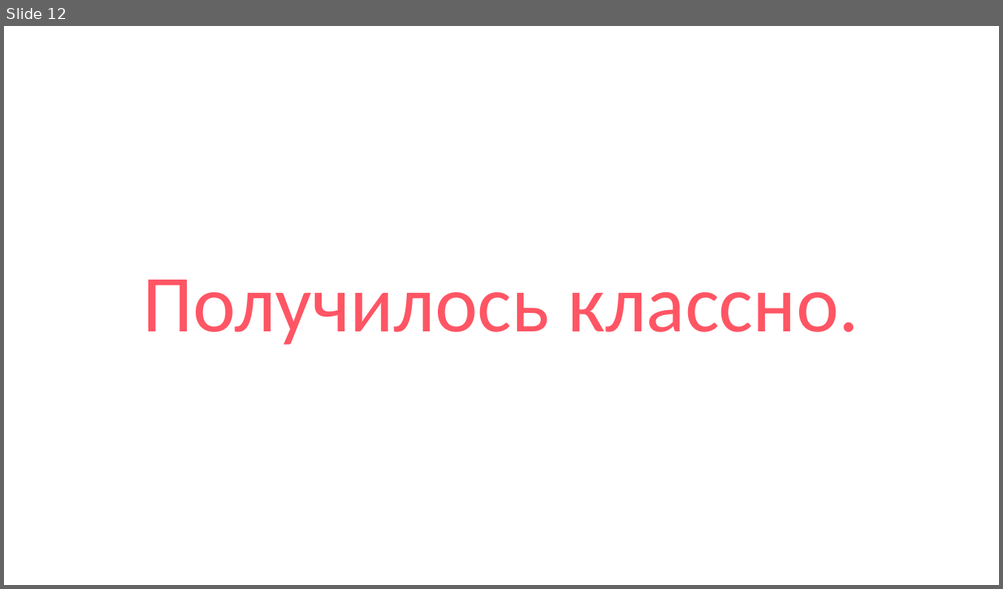
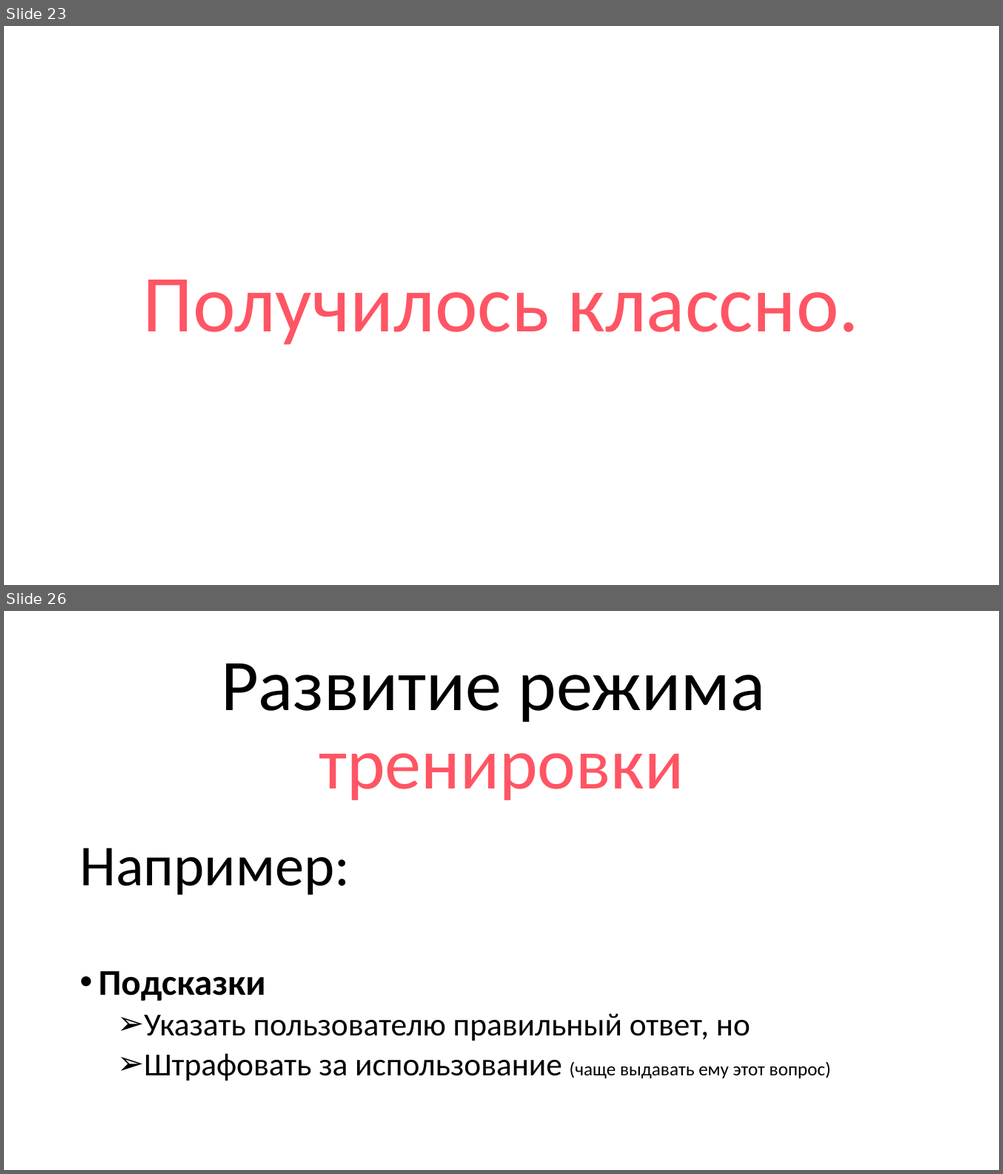
Before and after one commit to thecattest/testing-system, a slide deck: presentation.pptx. Shown one above the other, each under a label of ours: slide 12 before the commit, slides 23 and 26 after it; the slides between them are not shown. The pictures are 1003x589 and 1003x1174 pixels, drawn with LibreOffice and Linux fonts; fonts in the diff are those of the drawing. Boxes give left, top, right and bottom in pixels: in the first picture for what was removed or moved away, otherwise in the second. Text is boxed around its words. In the diff, an @@ line names an element or a change of style, - is before the commit and + after.

```diff
--- a/presentation.pptx
+++ b/presentation.pptx
@@ slide 26 added at [4, 611, 999, 1170], background #FFFFFF @@
@@ title added at [221, 664, 765, 800], 70.2 pt, text #000000 @@
+Развитие режима
+тренировки
@@ text added at [79, 848, 831, 1081], 31 pt, text #000000 @@
+Например:
+• Подсказки
+  ➢ Указать пользователю правильный ответ, но
+  ➢ Штрафовать за использование (чаще выдавать ему этот вопрос)
@@ what was slide 12 is now slide 23 @@
```
Also in this commit, not shown: 2 slides changed, 17 other slides added, 5 slides removed, 1 other file.
